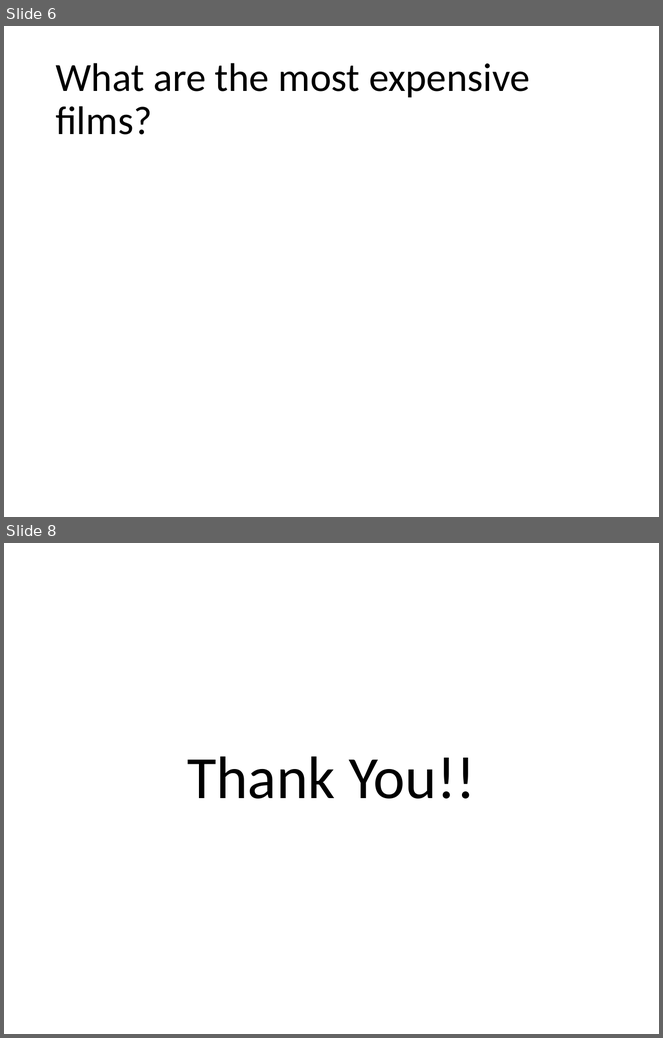
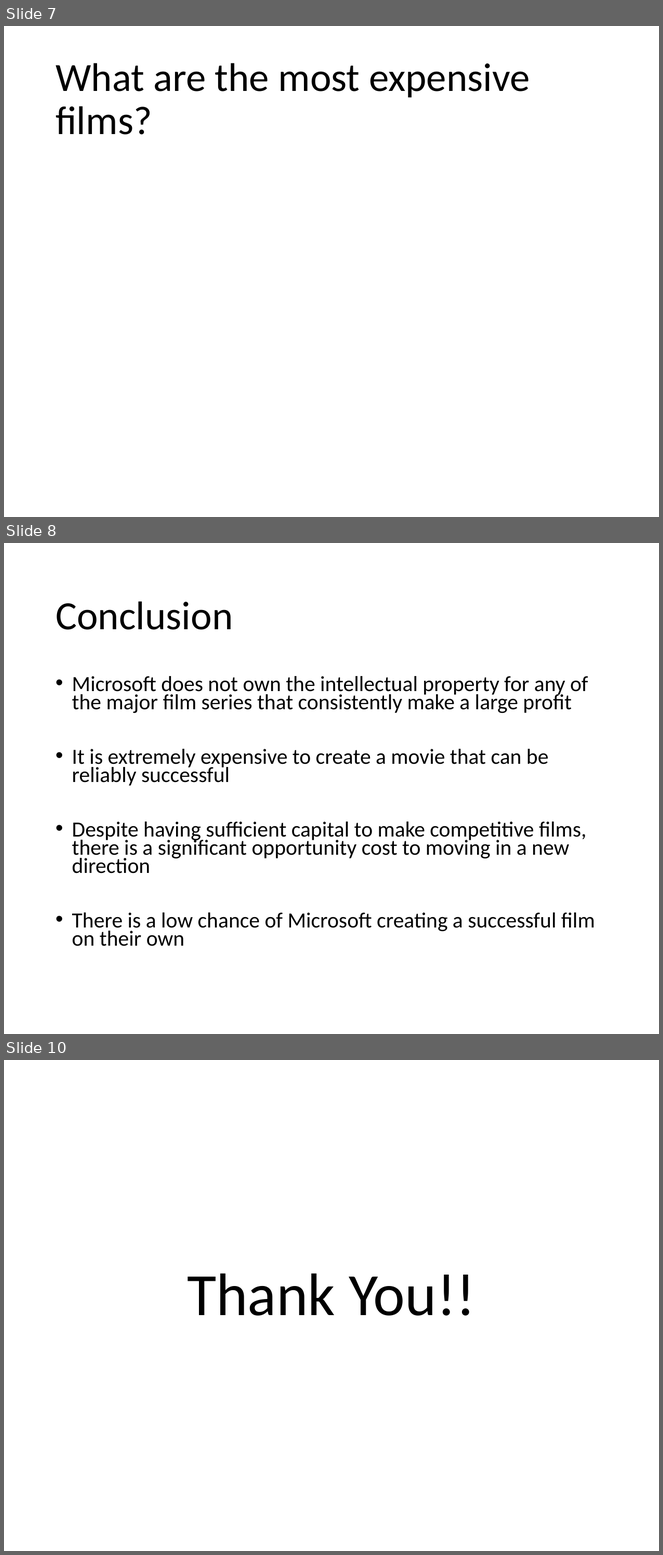
Before and after one commit to kagada01/dsc-mod-1-project-v2-1-online-ds-sp-000, a slide deck: Presentation.pptx. Shown one above the other, each under a label of ours: slides 6 and 8 before the commit, slides 7, 8 and 10 after it; the slides between them are not shown. The pictures are 663x1038 and 663x1555 pixels, drawn with LibreOffice and Linux fonts; fonts in the diff are those of the drawing. Boxes give left, top, right and bottom in pixels: in the first picture for what was removed or moved away, otherwise in the second. Text is boxed around its words. In the diff, an @@ line names an element or a change of style, - is before the commit and + after.

Commit message:
finished notebook, PPT Conclusion & Recommendation. Have 3 chart slides left

```diff
--- a/Presentation.pptx
+++ b/Presentation.pptx
@@ slide 8 added at [4,543,659,1034], background #FFFFFF @@
@@ title added at [55,601,233,630], 44 pt, text #000000 @@
+Conclusion
@@ text added at [72,676,595,947], 23.8 pt, text #000000 @@
+• Microsoft does not own the intellectual property for any of the major film series that consistently make a large profit
+• It is extremely expensive to create a movie that can be reliably successful
+• Despite having sufficient capital to make competitive films, there is a significant opportunity cost to moving in a new direction
+• There is a low chance of Microsoft creating a successful film on their own
@@ what was slide 6 is now slide 7 @@
@@ what was slide 8 is now slide 10 @@
```
Also in this commit, not shown: 2 slides changed, 3 other slides added, 2 slides removed, 2 other files.
